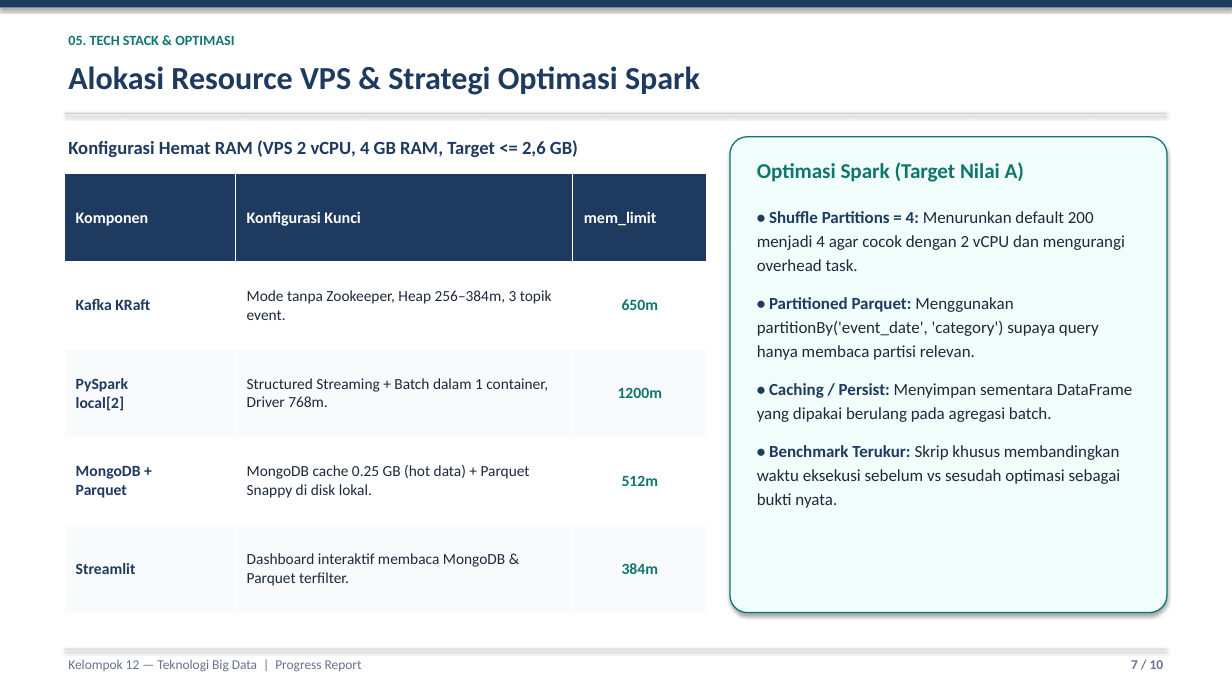
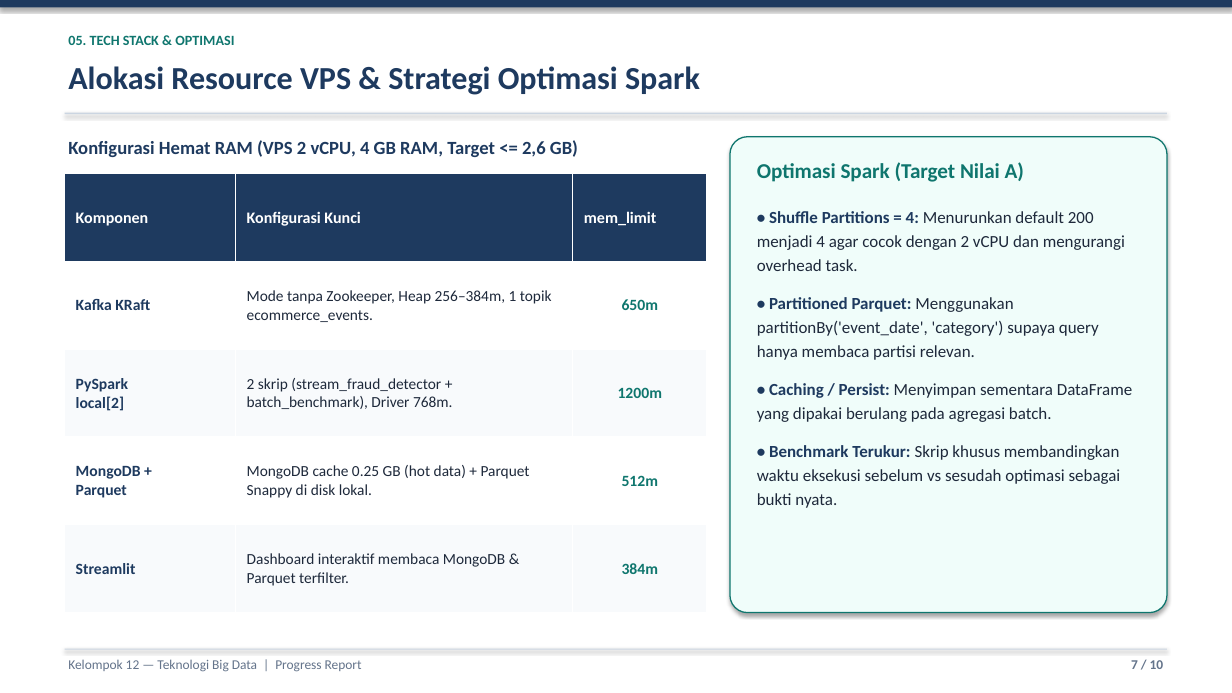
Before and after one commit to ZulfahmiFjr/bigdata-ecommerce-fraud, a slide deck: slide 7 of deliverables/progress-report/Kelompok12_ProgressReport_BigData.pptx. Drawn at 1232x693 pixels with LibreOffice and Linux fonts; fonts in the diff are those of the drawing. Boxes give left, top, right and bottom in pixels: in the first picture for what was removed or moved away, otherwise in the second. Text is boxed around its words. In the diff, an @@ line names an element or a change of style, - is before the commit and + after.

Commit message:
nyederhanain rancangan jadi 1 topik kafka sama update readme, diagram, dan PPT progress report

```diff
--- a/deliverables/progress-report/Kelompok12_ProgressReport_BigData.pptx
+++ b/deliverables/progress-report/Kelompok12_ProgressReport_BigData.pptx
@@ table at [65,174,707,613] @@
-row 2, column 2: Mode tanpa Zookeeper, Heap 256–384m, 3 topik event.
+row 2, column 2: Mode tanpa Zookeeper, Heap 256–384m, 1 topik ecommerce_events.
-row 3, column 2: Structured Streaming + Batch dalam 1 container, Driver 768m.
+row 3, column 2: 2 skrip (stream_fraud_detector + batch_benchmark), Driver 768m.
```
Also in this commit, not shown: 2 other slides changed, 8 other files.
